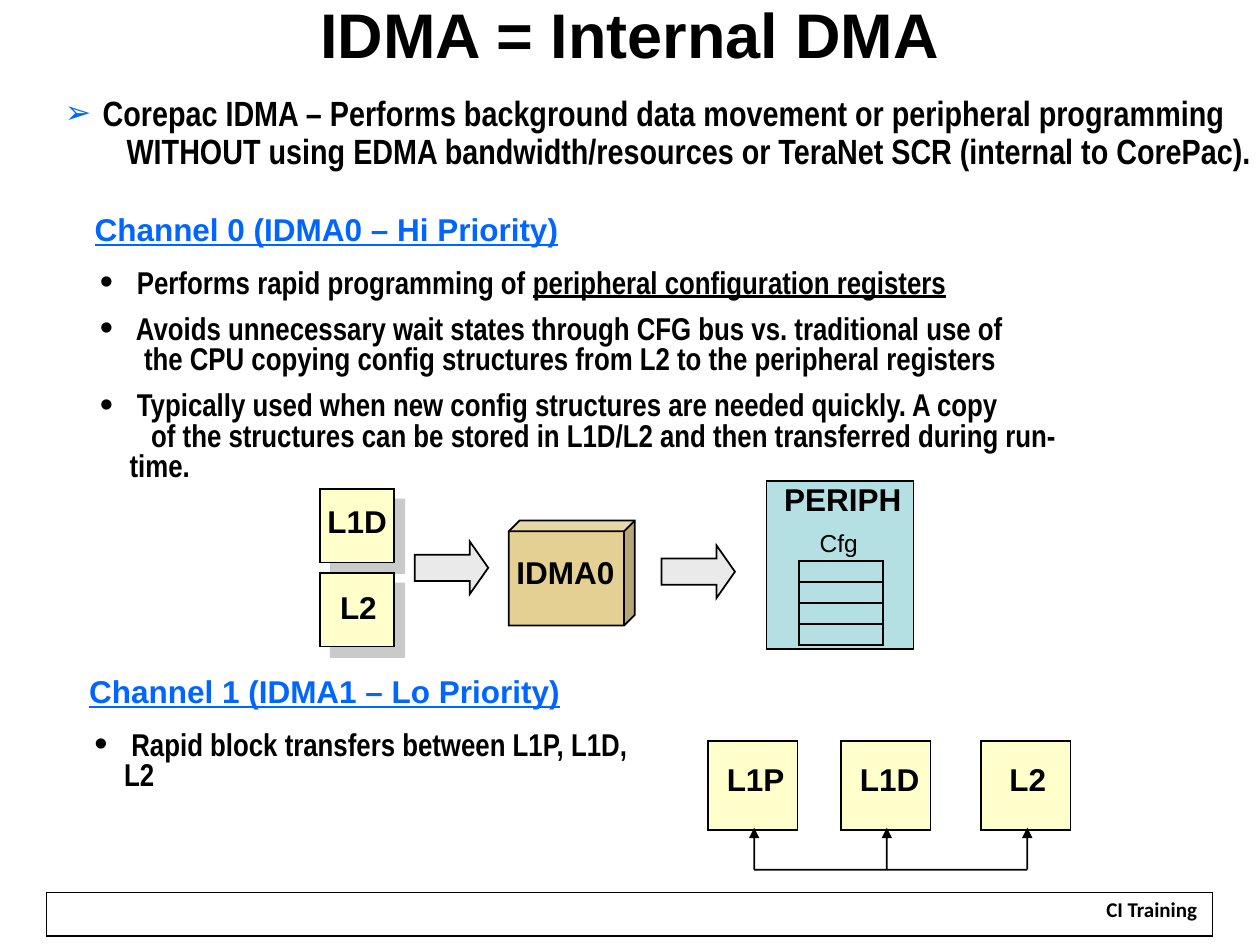
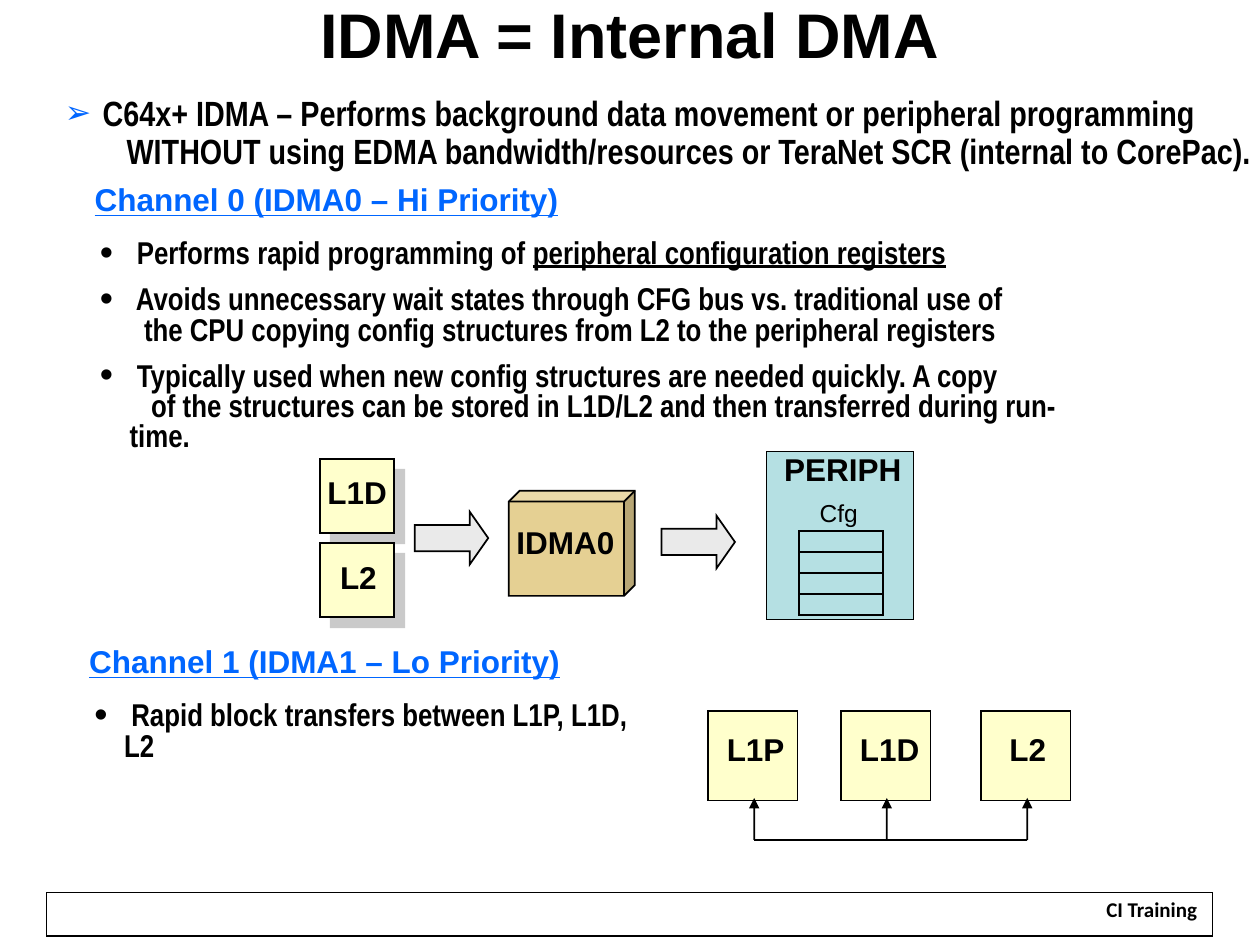
Before and after one commit to hari1989/keystone-workshop, a slide deck: slide 23 of slides/Intro to EDMA.pptx. Drawn at 1260x945 pixels with LibreOffice and Linux fonts; fonts in the diff are those of the drawing; background and template pictures are left out. Boxes give left, top, right and bottom in pixels: in the first picture for what was removed or moved away, otherwise in the second. Text is boxed around its words. In the diff, an @@ line names an element or a change of style, - is before the commit and + after.

```diff
--- a/slides/Intro to EDMA.pptx
+++ b/slides/Intro to EDMA.pptx
@@ text at [103,100,1250,171]: text changed @@
-➢ Corepac IDMA – Performs background data movement or peripheral programming
-  WITHOUT using EDMA bandwidth/resources or TeraNet SCR (internal to CorePac).
+➢ C64x+ IDMA – Performs background data movement or peripheral programming
+  WITHOUT using EDMA bandwidth/resources or TeraNet SCR (internal to CorePac).
@@ 12 texts, 10 rectangles, 3 arrows, 2 right arrows, 1 cube, 1 line: place and size @@
-12 texts, 10 rectangles, 3 arrows, 2 right arrows, 1 cube, 1 line at [89,218,1071,869]
+12 texts, 10 rectangles, 3 arrows, 2 right arrows, 1 cube, 1 line at [89,188,1071,840]
```
Also in this commit, not shown: 34 other slides changed, 19 other files.
